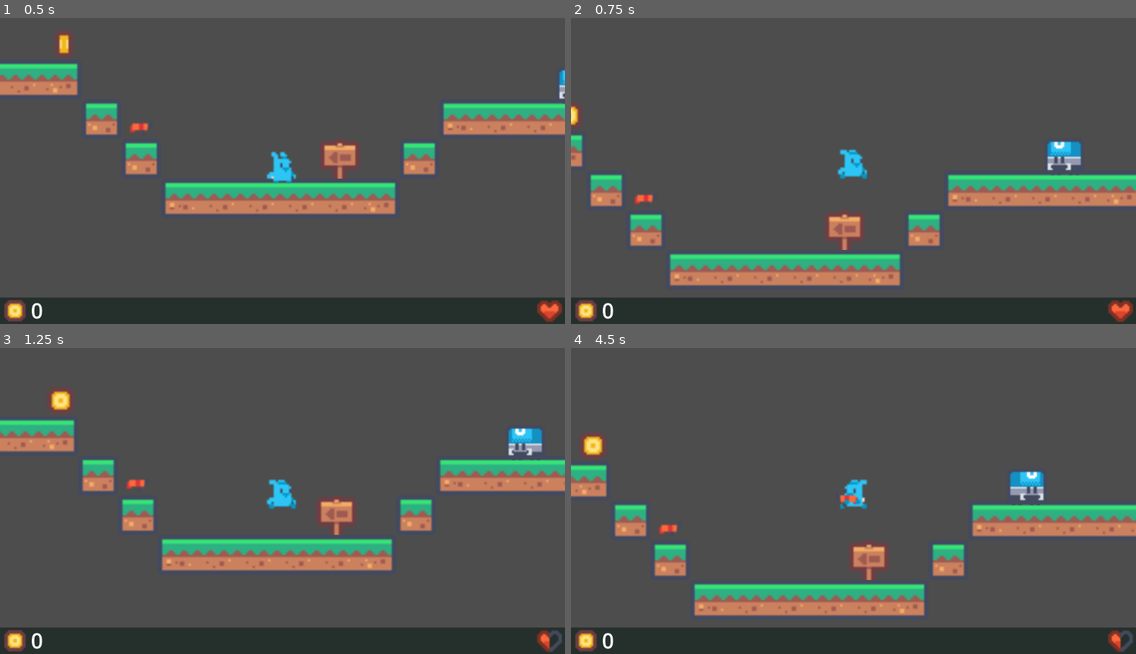
Above: before the commit, frames 1-4 (two rows, left to right).
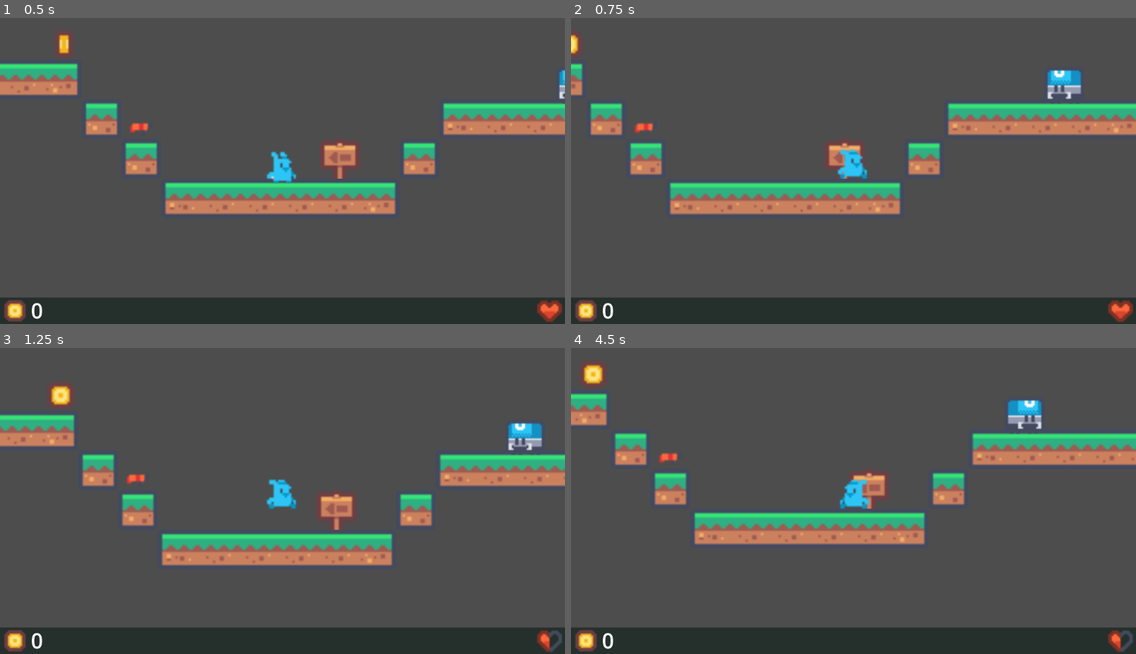
Above: after the commit, the same moments.

Repository: T-oo-T/game-development-final-project
Game: Godot game, scene res://Scenes/main.tscn
Same seed, same stepped clock (60 frames per second), same inputs: the game is played once before the commit and once after it.
Inputs:
- Up to frame 1 (0.5 s): no input
- Up to frame 2 (0.75 s): hold Right (right) from 0.53 s (still down); tap Space (shoot, bound only after the commit) at 0.6 s
- Up to frame 3 (1.25 s): keep holding Right (right); tap Up (jump) at 0.77 s
- Up to frame 4 (4.5 s): tap Space (shoot, bound only after the commit) every 0.75 s from 1.35 to 4.35 s; tap Up (jump) at 1.52, 3.02, 3.77 s; release Right (right) at 2.03 s; hold Left (left) 2.03-2.78 s; hold Right (right) 2.78-4.28 s; hold Left (left) from 4.28 s (still down)

Frame 1 is identical in both runs. In frame 2, 22% of the frame differs, in the area x 0-100%, y 4-88%; in frame 3, 9.6%; in frame 4, 23%.

Commit message:
add shoot animation

Diff:
--- a/Scenes/player.tscn
+++ b/Scenes/player.tscn
@@ -1,10 +1,12 @@
-[gd_scene load_steps=15 format=3 uid="uid://b8lppdth0a2ff"]
+[gd_scene load_steps=18 format=3 uid="uid://b8lppdth0a2ff"]
 
 [ext_resource type="Texture2D" uid="uid://cj8e88ciutktd" path="res://Assets/Player/player_idle.png" id="1_4flbx"]
 [ext_resource type="Script" uid="uid://dqut12yg4tw2d" path="res://Scripts/player.gd" id="1_onrkg"]
 [ext_resource type="Texture2D" uid="uid://dvlfth8e55kcj" path="res://Assets/Player/player_move.png" id="3_i3pqv"]
 [ext_resource type="Texture2D" uid="uid://vhjb32w06l0v" path="res://Assets/Player/player_gun_idle.png" id="4_vgqql"]
 [ext_resource type="Texture2D" uid="uid://cqcaiolt1quwp" path="res://Assets/Player/player_gun_move.png" id="5_fkybt"]
+[ext_resource type="Texture2D" uid="uid://dm1k12xvg5xhs" path="res://Assets/Player/player_gun_shoot.png" id="6_x3wgy"]
+[ext_resource type="Texture2D" uid="uid://1dwyapexo7ub" path="res://Assets/Environment/gun_blast.png" id="7_3smsa"]
 
 [sub_resource type="CapsuleShape2D" id="CapsuleShape2D_p3ir5"]
 radius = 4.0
@@ -23,6 +25,18 @@
 "transitions": PackedFloat32Array(1),
 "update": 1,
 "values": [ExtResource("1_4flbx")]
+}
+tracks/1/type = "value"
+tracks/1/imported = false
+tracks/1/enabled = true
+tracks/1/path = NodePath("../GunBlast:visible")
+tracks/1/interp = 1
+tracks/1/loop_wrap = true
+tracks/1/keys = {
+"times": PackedFloat32Array(0),
+"transitions": PackedFloat32Array(1),
+"update": 1,
+"values": [false]
 }
 
 [sub_resource type="Animation" id="Animation_onrkg"]
@@ -117,12 +131,41 @@
 "values": [ExtResource("5_fkybt")]
 }
 
+[sub_resource type="Animation" id="Animation_8erm5"]
+resource_name = "gun_shoot"
+length = 0.5
+tracks/0/type = "value"
+tracks/0/imported = false
+tracks/0/enabled = true
+tracks/0/path = NodePath("../Sprite2D:texture")
+tracks/0/interp = 1
+tracks/0/loop_wrap = true
+tracks/0/keys = {
+"times": PackedFloat32Array(0, 0.3333),
+"transitions": PackedFloat32Array(1, 1),
+"update": 1,
+"values": [ExtResource("6_x3wgy"), ExtResource("4_vgqql")]
+}
+tracks/1/type = "value"
+tracks/1/imported = false
+tracks/1/enabled = true
+tracks/1/path = NodePath("../GunBlast:visible")
+tracks/1/interp = 1
+tracks/1/loop_wrap = true
+tracks/1/keys = {
+"times": PackedFloat32Array(0, 0.333),
+"transitions": PackedFloat32Array(1, 1),
+"update": 1,
+"values": [true, false]
+}
+
 [sub_resource type="AnimationLibrary" id="AnimationLibrary_sweqy"]
 _data = {
 &"RESET": SubResource("Animation_i3pqv"),
 &"gun_idle": SubResource("Animation_fkybt"),
 &"gun_jump": SubResource("Animation_3smsa"),
 &"gun_run": SubResource("Animation_x3wgy"),
+&"gun_shoot": SubResource("Animation_8erm5"),
 &"idle": SubResource("Animation_onrkg"),
 &"jump": SubResource("Animation_sweqy"),
 &"run": SubResource("Animation_hqtel")
@@ -145,3 +188,8 @@
 libraries = {
 &"": SubResource("AnimationLibrary_sweqy")
 }
+
+[node name="GunBlast" type="Sprite2D" parent="."]
+visible = false
+position = Vector2(14, 3)
+texture = ExtResource("7_3smsa")
--- a/Scripts/map.gd
+++ b/Scripts/map.gd
@@ -7,6 +7,7 @@
 
 var score: int
 var player: Player
+var gun: Gun
 
 func _ready() -> void:
 	score = 0
@@ -15,6 +16,8 @@
 			child.player_entered_coin.connect(_player_collected_coin)
 		if child is Player:
 			player = child
+		if child is Gun:
+			gun = child
 	player.lives = 2
 	player.player_died.connect(_player_died)
 	update_score.emit(score)
@@ -42,5 +45,5 @@
 
 func _on_gun_body_entered(body: Node2D) -> void:
 	if body is Player:
-		print("player picked gun")
+		gun.queue_free()
 		player.has_gun = true
--- a/Scripts/player.gd
+++ b/Scripts/player.gd
@@ -36,6 +36,11 @@
 	if Input.is_action_pressed("jump") and is_on_floor():
 		velocity.y = JUMP_VELOCITY
 
+	if Input.is_action_just_pressed("shoot"):
+		print("shoot")
+		_play_animation("shoot")
+
+
 	# Handle direction
 	var direction := Input.get_axis("left", "right")
 	if direction:
--- a/project.godot
+++ b/project.godot
@@ -38,6 +38,10 @@
 "deadzone": 0.2,
 "events": [Object(InputEventKey,"resource_local_to_scene":false,"resource_name":"","device":-1,"window_id":0,"alt_press …(195 unchanged characters)…
 , Object(InputEventKey,"resource_local_to_scene":false,"resource_name":"","device":-1,"window_id":0,"alt_pressed":false …(183 unchanged characters)…
-, Object(InputEventKey,"resource_local_to_scene":false,"resource_name":"","device":-1,"window_id":0,"alt_pressed":false,"shift_pressed":false,"ctrl_pressed":false,"meta_pressed":false,"pressed":false,"keycode":0,"physical_keycode":32,"key_label":0,"unicode":32,"location":0,"echo":false,"script":null)
 ]
 }
+shoot={
+"deadzone": 0.2,
+"events": [Object(InputEventKey,"resource_local_to_scene":false,"resource_name":"","device":-1,"window_id":0,"alt_pressed":false,"shift_pressed":false,"ctrl_pressed":false,"meta_pressed":false,"pressed":false,"keycode":0,"physical_keycode":32,"key_label":0,"unicode":32,"location":0,"echo":false,"script":null)
+]
+}
